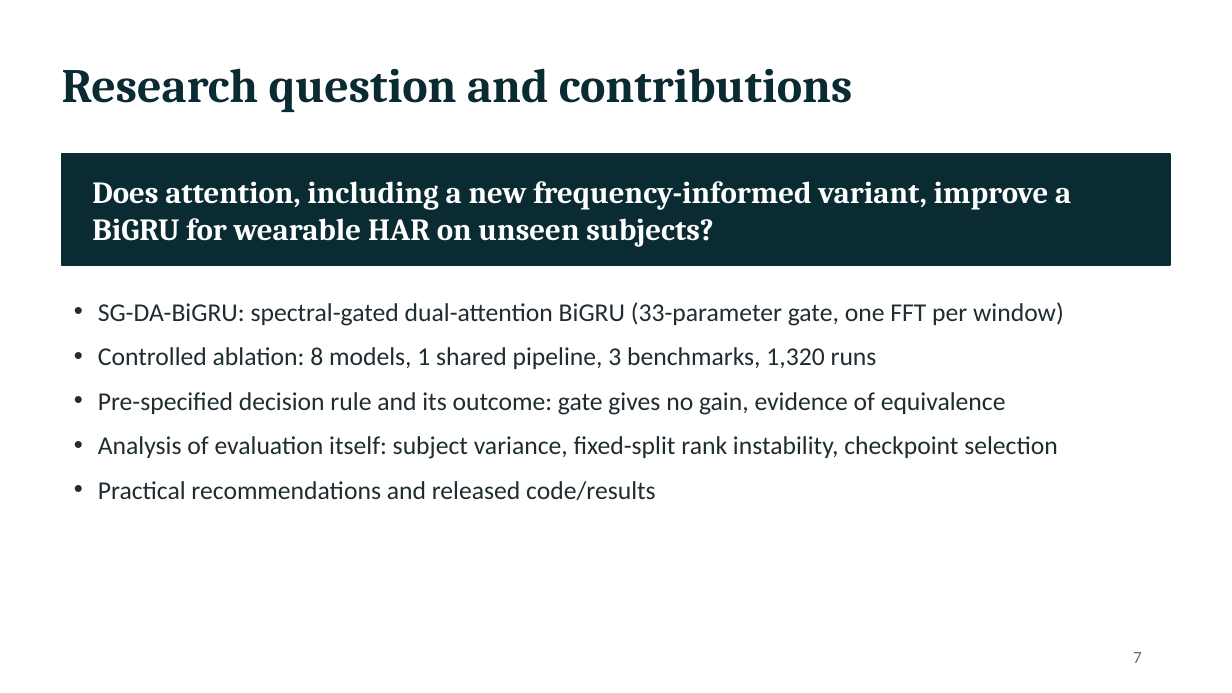
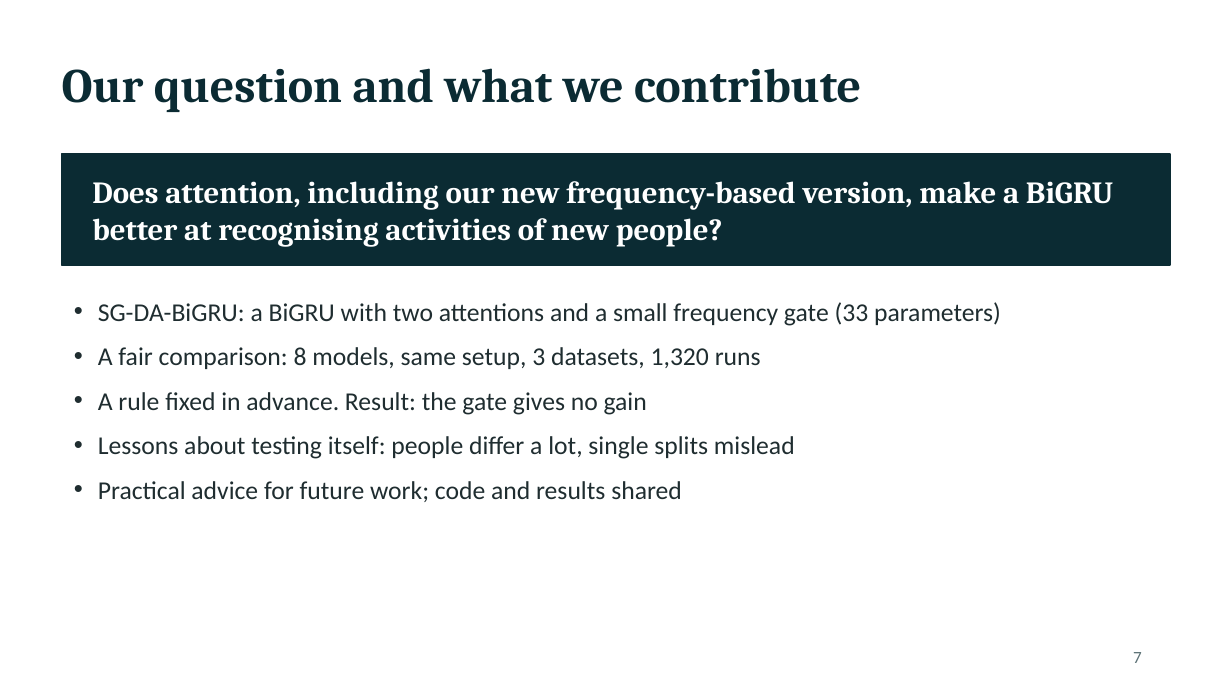
Before and after one commit to himanshmunjal/Dual-attention-HAR, a slide deck: slide 7 of presentation/HAR_Review_Presentation.pptx. Drawn at 1232x693 pixels with LibreOffice and Linux fonts; fonts in the diff are those of the drawing. Boxes give left, top, right and bottom in pixels: in the first picture for what was removed or moved away, otherwise in the second. Text is boxed around its words. In the diff, an @@ line names an element or a change of style, - is before the commit and + after.

```diff
--- a/presentation/HAR_Review_Presentation.pptx
+++ b/presentation/HAR_Review_Presentation.pptx
@@ title at bbox=[62, 68, 861, 112]: text changed @@
-Research question and contributions
+Our question and what we contribute
@@ text at bbox=[92, 181, 1113, 247]: text changed @@
-Does attention, including a new frequency-informed variant, improve a BiGRU for wearable HAR on unseen subjects?
+Does attention, including our new frequency-based version, make a BiGRU better at recognising activities of new people?
@@ text at bbox=[98, 302, 1001, 502]: text changed @@
-• SG-DA-BiGRU: spectral-gated dual-attention BiGRU (33-parameter gate, one FFT per window)
-• Controlled ablation: 8 models, 1 shared pipeline, 3 benchmarks, 1,320 runs
-• Pre-specified decision rule and its outcome: gate gives no gain, evidence of equivalence
-• Analysis of evaluation itself: subject variance, fixed-split rank instability, checkpoint selection
-• Practical recommendations and released code/results
+• SG-DA-BiGRU: a BiGRU with two attentions and a small frequency gate (33 parameters)
+• A fair comparison: 8 models, same setup, 3 datasets, 1,320 runs
+• A rule fixed in advance. Result: the gate gives no gain
+• Lessons about testing itself: people differ a lot, single splits mislead
+• Practical advice for future work; code and results shared
```
Also in this commit, not shown: 21 other slides changed, 17 other files.
